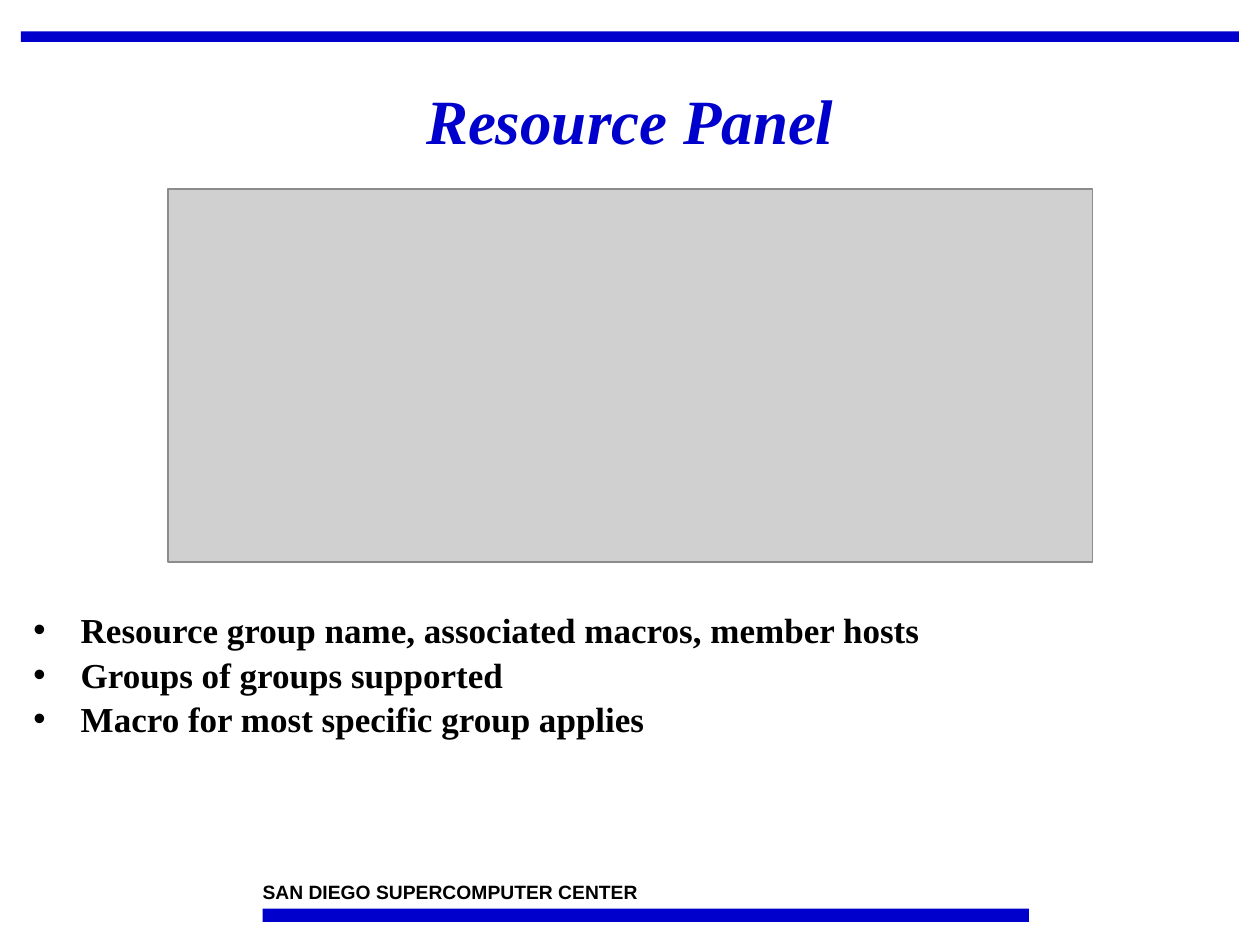
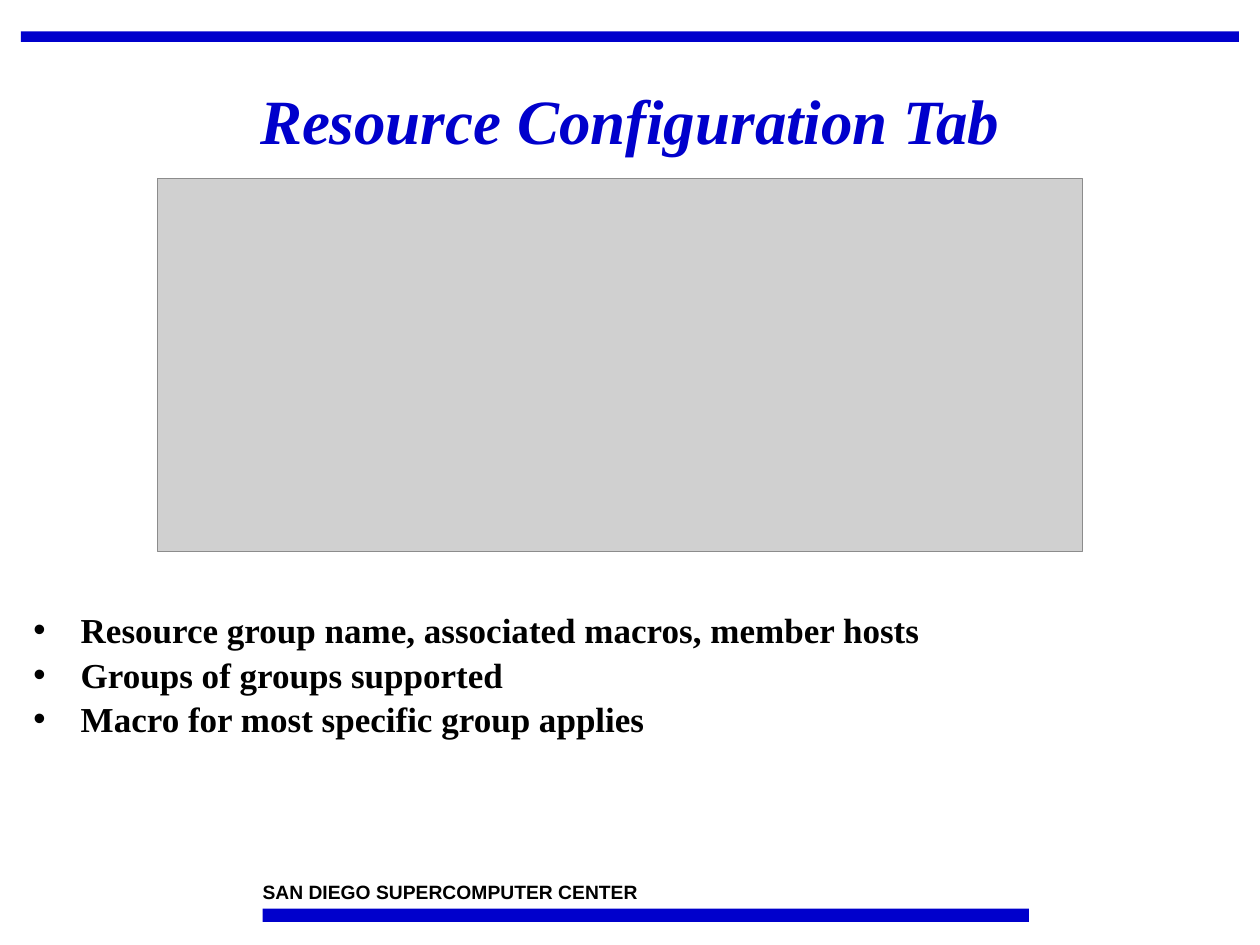
Before and after one commit to IncaProject/inca-xsede, a slide deck: slide 9 of talks/feb-06-workshop/incat.ppt. Drawn at 1260x945 pixels with LibreOffice and Linux fonts; fonts in the diff are those of the drawing; grey boxes stand for pictures; background and template pictures are left out. Boxes give left, top, right and bottom in pixels: in the first picture for what was removed or moved away, otherwise in the second. Text is boxed around its words. In the diff, an @@ line names an element or a change of style, - is before the commit and + after.

```diff
--- a/talks/feb-06-workshop/incat.ppt
+++ b/talks/feb-06-workshop/incat.ppt
@@ title at (260,99,1000,156): text changed @@
-Resource Panel
+Resource Configuration Tab
@@ picture: place and size @@
-picture at (168,189,1092,562)
+picture at (158,179,1082,552)
```
Also in this commit, not shown: 6 other slides changed, 1 slide added, 2 other files.
